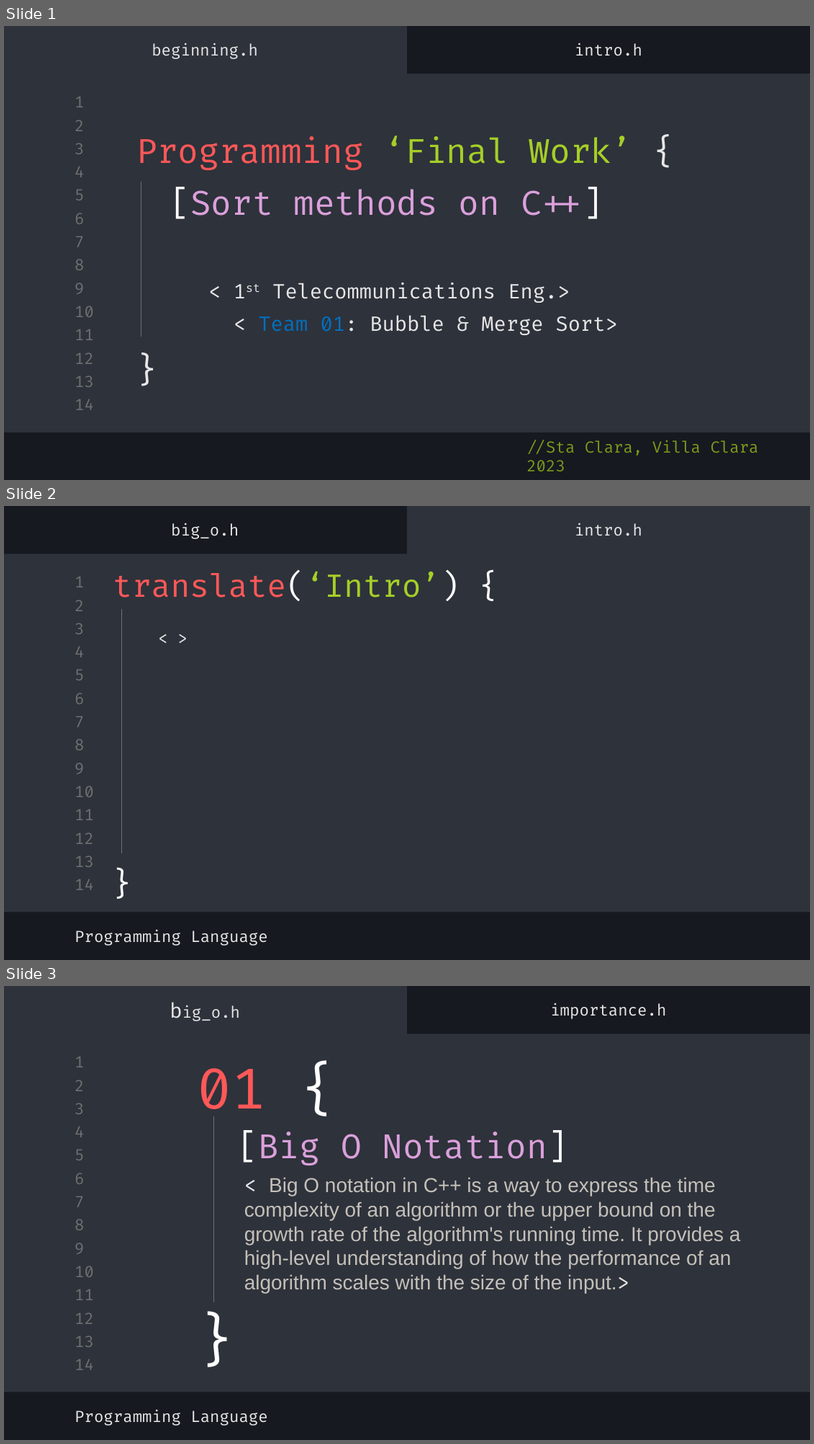
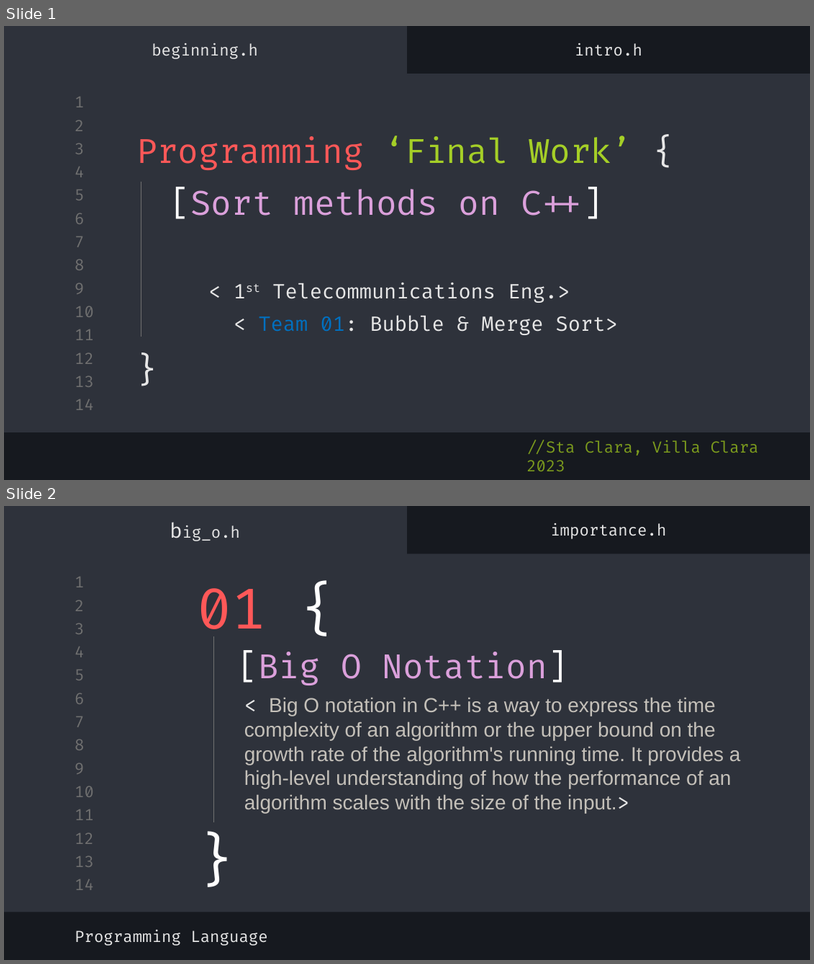
Before and after one commit to calimits/Comparing-algorithms-execution-time, a slide deck: presentation/Programming FPW 2.0.pptx. Shown one above the other, each under a label of ours: slides 1, 2 and 3 before the commit, slides 1 and 2 after it. The pictures are 814x1444 and 814x964 pixels, drawn with LibreOffice and Linux fonts; fonts in the diff are those of the drawing. Boxes give left, top, right and bottom in pixels: in the first picture for what was removed or moved away, otherwise in the second. Text is boxed around its words. In the diff, an @@ line names an element or a change of style, - is before the commit and + after.

```diff
--- a/presentation/Programming FPW 2.0.pptx
+++ b/presentation/Programming FPW 2.0.pptx
@@ slide 2 removed at box(4, 506, 810, 960), background #16191F; not listed: 15 template elements that a slide beside it also shows @@
@@ subtitle removed at box(171, 523, 239, 539) @@
-big_o.h
@@ rectangle removed at box(407, 506, 810, 561) @@
@@ subtitle removed at box(575, 523, 643, 536) @@
-intro.h
@@ title removed at box(113, 572, 460, 601) @@
-translate(‘Intro’) {
@@ line removed from (122, 609) to (122, 853) @@
@@ subtitle removed at box(150, 616, 426, 659) @@
-< >
@@ text removed at box(100, 854, 144, 908) @@
-}
@@ subtitle removed at box(75, 929, 268, 945) @@
-Programming Language
@@ what was slide 3 is now slide 2 @@
```
Also in this commit, not shown: 1 other slide removed.
